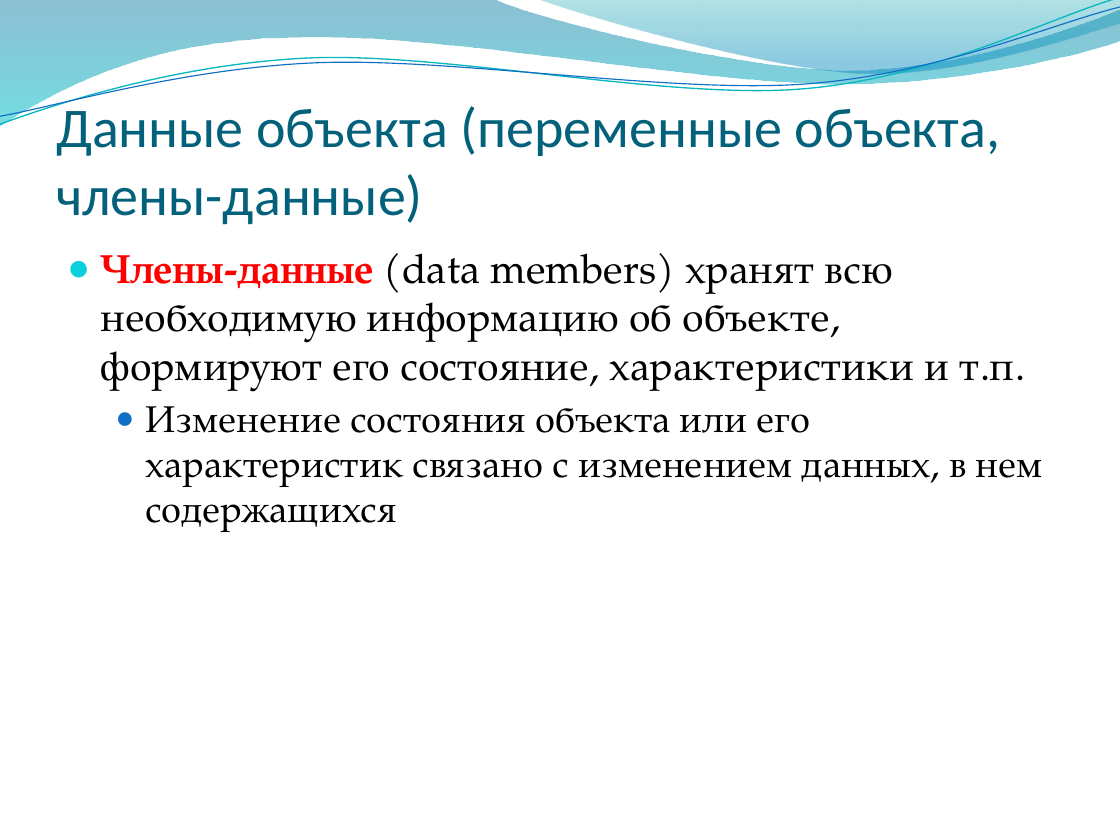
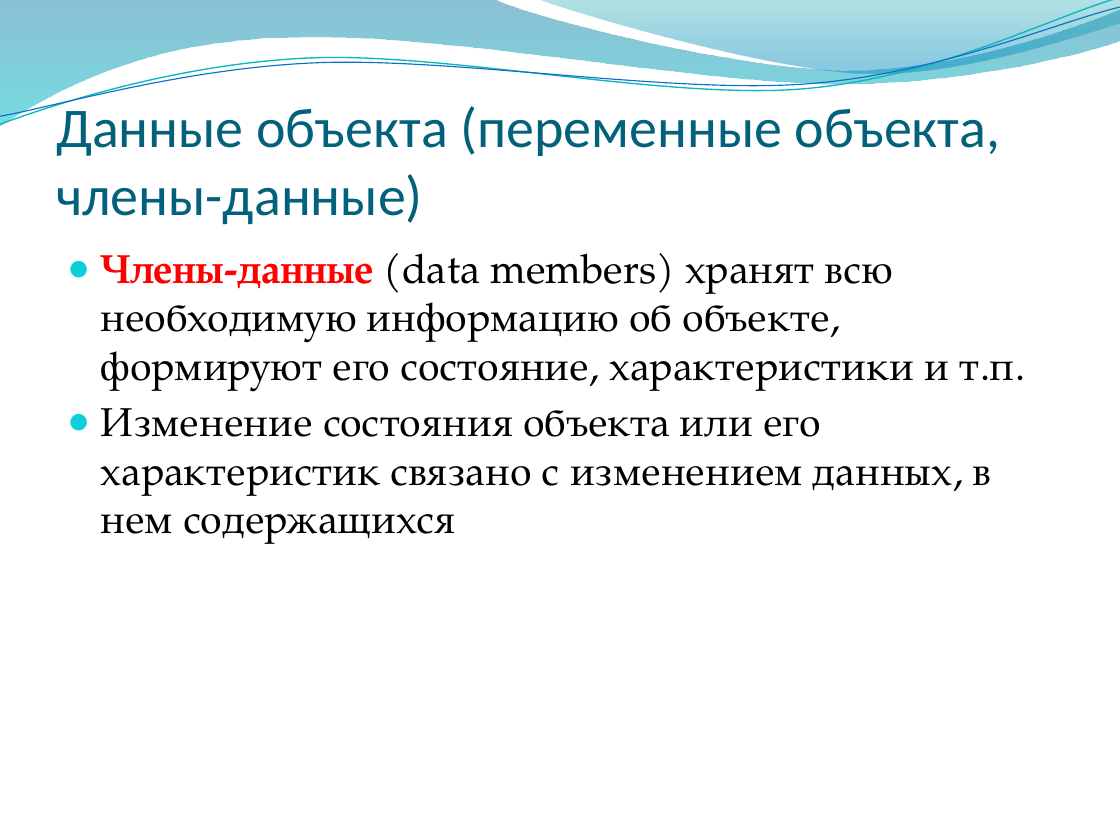
Before and after one commit to alexey-malov/oop, a slide deck: slide 5 of lectures/02/Основы ООП.pptx. Drawn at 1120x840 pixels with LibreOffice and Linux fonts; fonts in the diff are those of the drawing; background and template pictures are left out. Boxes give left, top, right and bottom in pixels: in the first picture for what was removed or moved away, otherwise in the second. Text is boxed around its words. In the diff, an @@ line names an element or a change of style, - is before the commit and + after.

```diff
--- a/lectures/02/Основы ООП.pptx
+++ b/lectures/02/Основы ООП.pptx
@@ text at [101, 408, 991, 544]: size 24 to 26 pt in "Изменение состояния объекта или его характеристик связано ..."; list level 2 to 1 in "Изменение состояния объекта или его ..."; bullet colour #0F6FC6 to #0BD0D9 @@
```
Also in this commit, not shown: 4 other slides changed, 1 slide removed.
